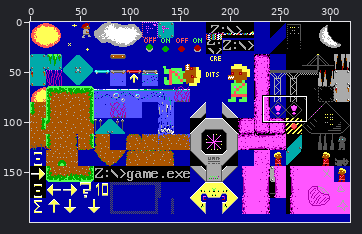
File history of a sprite sheet, images/tiles.png. Above, an overview of the earlier version with the close-up marked.
Close-up. The starting point:
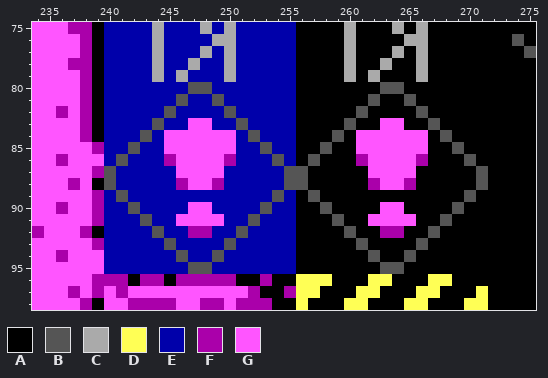
The file is 320x200 pixels. Shown: x 234..275, y 75..98.
Palette (. is transparent): A #000000  B #555555  C #aaaaaa  D #ffff55  E #0000aa  F #aa00aa  G #ff55ff
Pixels before, first column x 234:
75 GGGFFAEEEECEEECECEEEEEAAAACAAACACAAAAAAAAA
76 GGGGFAEEEECEEEECCEEEEEAAAACAAAACCAAAAAAABA
77 GGGGFAEEEECEEECECEEEEEAAAACAAACACAAAAAAAAB
78 GGGFFAEEEECEECEECEEEEEAAAACAACAACAAAAAAAAA
79 GGGGFAEEEECECEEECEEEEEAAAACACAAACAAAAAAAAA
80 GGGGFAEEEEEEEBBEEEEEEEAAAAAAABBAAAAAAAAAAA
81 GGGGFAEEEEEEBEEBEEEEEEAAAAAABAABAAAAAAAAAA
82 GGFGFAEEEEEBEEEEBEEEEEAAAAABAAAABAAAAAAAAA
83 GGGGFAEEEEBEEGGEEBEEEEAAAABAAGGAABAAAAAAAA
84 GGGGFAEEEBEGGGGGGEBEEEAAABAGGGGGGABAAAAAAA
85 GGGGGFEEBEEGGGGGGEEBEEAABAAGGGGGGAABAAAAAA
86 GGFGGGEBEEEFGGGGFEEEBEABAAAFGGGGFAAABAAAAA
87 GGGGGFBEEEEEGGGGEEEEEBBAAAAAGGGGAAAAABAAAA
88 GGGFGABEEEEEFGGFEEEEEBBAAAAAFGGFAAAAABAAAA
89 GGGGGFEBEEEEEEEEEEEEBEABAAAAAAAAAAAABAAAAA
90 GGFGGFEEBEEEEGGEEEEBEEAABAAAAGGAAAABAAAAAA
91 GGGGGFEEEBEEGGGGEEBEEEAAABAAGGGGAABAAAAAAA
92 FGGGFAEEEEBEEFFEEBEEEEAAAABAAFFAABAAAAAAAA
93 GGGGGFEEEEEBEEEEBEEEEEAAAAABAAAABAAAAAAAAA
94 GGFGGGEEEEEEBEEBEEEEEEAAAAAABAABAAAAAAAAAA
95 GGGGGGEEEEEEEBBEEEEEEEAAAAAAABBAAAAAAAAAAA
96 GGGGGFFFAFFAFFFFFAAFAADDDAAADDAAADDAAAAAAA
97 GGGFGFGFGGGGGGGGGGFAAFDDAAADDAAADDAAADAAAA
98 GGGGFAGGFFFFGGFFGFFFAADAAADDAAADDAAADDAAAA
The result:
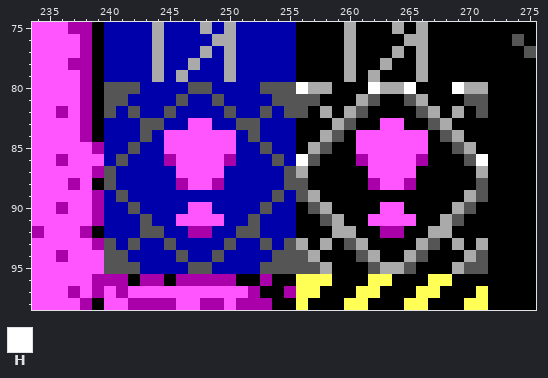
Colours new in this view: H #ffffff
Commit: Update exclamation mark tile
Changes in this commit:
The author changed colour A to colour B in row 81 at x 256 to 257 and 270 to 271; in row 82 at x 256 and 271; in row 89 at x 256 and 271; in row 90 at x 257 and 270; in row 91 at x 258 and 269; in row 93 at x 260 and 267.
The author changed colour A to colour B in row 94 at x 256, 261, 266 and 271; in row 95 at x 256 to 257, 262, 265 and 270 to 271.
The author changed colour E to colour B in row 80 at x 240 to 242 and 253 to 255; in row 81 at x 240 to 241 and 254 to 255; in row 82 at x 240, 242, 253 and 255; in row 83 at x 243 and 252; in row 92 at x 243 and 252; in row 93 at x 240, 242, 253 and 255.
The author changed colour E to colour B in row 94 at x 240 to 241 and 254 to 255; in row 95 at x 240 to 242 and 253 to 255.
The author changed colour A to colour C in row 80 at x 257 to 258 and 270 to 271; in row 81 at x 261 and 266; in row 82 at x 258, 260, 267 and 269; in row 83 at x 259 and 268; in row 84 at x 258 and 269; in row 85 at x 257 and 270.
The author changed colour A to colour C in row 92 at x 259 and 268; in row 93 at x 256, 258, 269 and 271; in row 94 at x 257 and 270; in row 95 at x 258 and 269.
The author changed colour B to colour C in row 80 at x 263 to 264; in row 87 at x 256 and 271; in row 89 at x 257 and 270; in row 90 at x 258 and 269; in row 91 at x 259 and 268; in row 92 at x 260 and 267.
The author changed colour B to colour C in row 93 at x 261 and 266; in row 94 at x 262 and 265; in row 95 at x 263 to 264.
The author changed colour A to colour H in row 80 at x 256, 262, 265 and 269; in row 86 at x 256 and 271.
Changed places in both close-ups, as pixel boxes (x1, y1, x2, y2):
changed: (104, 82, 152, 130)
changed: (248, 82, 488, 274)
changed: (104, 226, 152, 274)
